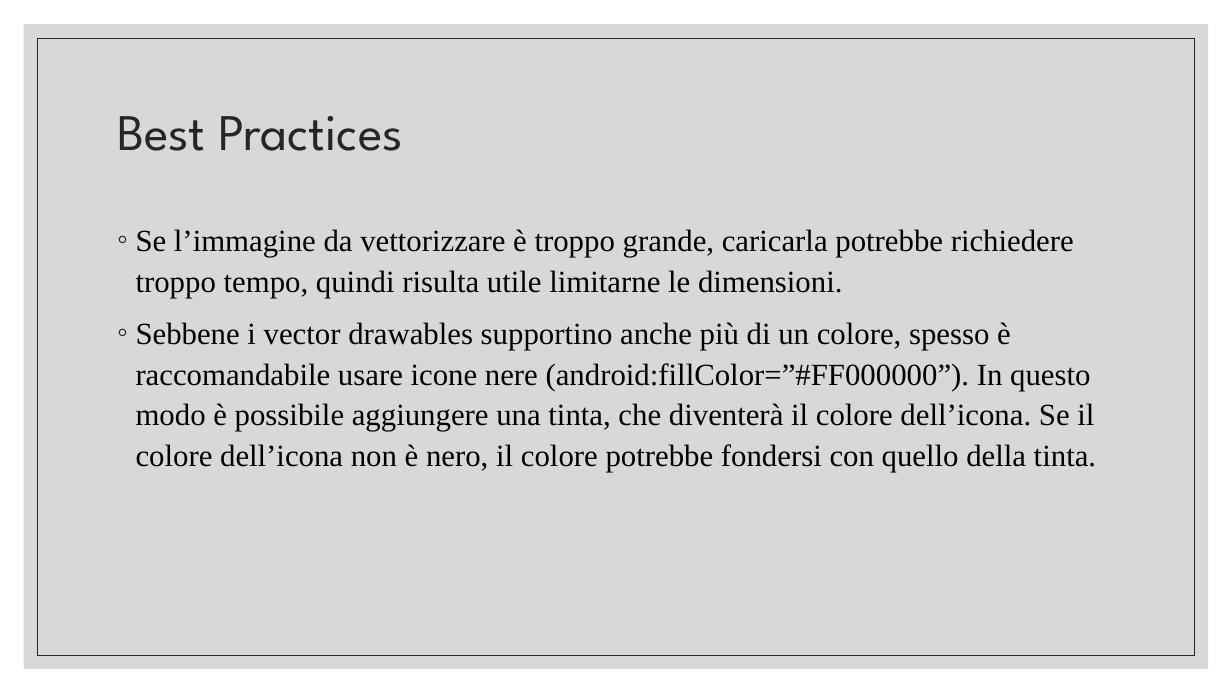
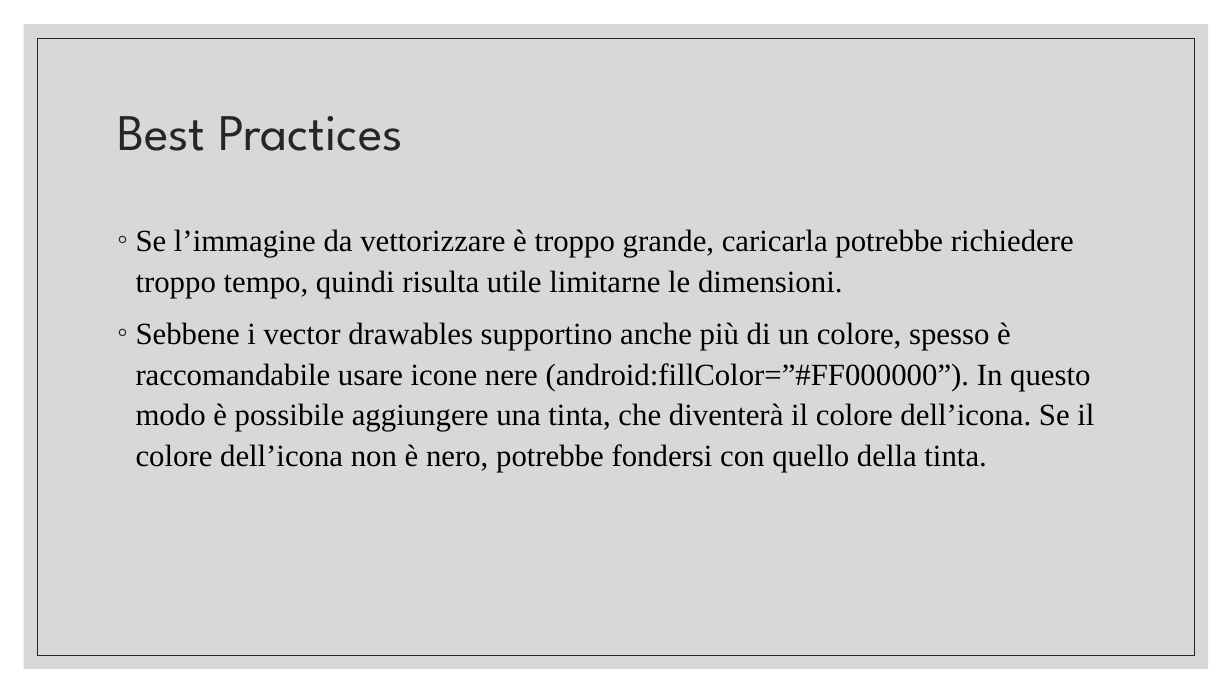
Before and after one commit to tizianotaglienti/Colleghi-Ristretti, a slide deck: slide 15 of Vector asset studio.pptx. Drawn at 1232x693 pixels with LibreOffice and Linux fonts; fonts in the diff are those of the drawing. Boxes give left, top, right and bottom in pixels: in the first picture for what was removed or moved away, otherwise in the second. Text is boxed around its words. In the diff, an @@ line names an element or a change of style, - is before the commit and + after.

```diff
--- a/Vector asset studio.pptx
+++ b/Vector asset studio.pptx
@@ text at [136, 322, 1094, 472]: text changed @@
-◦ Sebbene i vector drawables supportino anche più di un colore, spesso è raccomandabile usare icone nere (android:fillColor=”#FF000000”). In questo modo è possibile aggiungere una tinta, che diventerà il colore dell’icona. Se il colore dell’icona non è nero, il colore potrebbe fondersi con quello della tinta.
+◦ Sebbene i vector drawables supportino anche più di un colore, spesso è raccomandabile usare icone nere (android:fillColor=”#FF000000”). In questo modo è possibile aggiungere una tinta, che diventerà il colore dell’icona. Se il colore dell’icona non è nero, potrebbe fondersi con quello della tinta.
```
Also in this commit, not shown: 34 other slides changed, 1 slide added, 1 slide removed.
